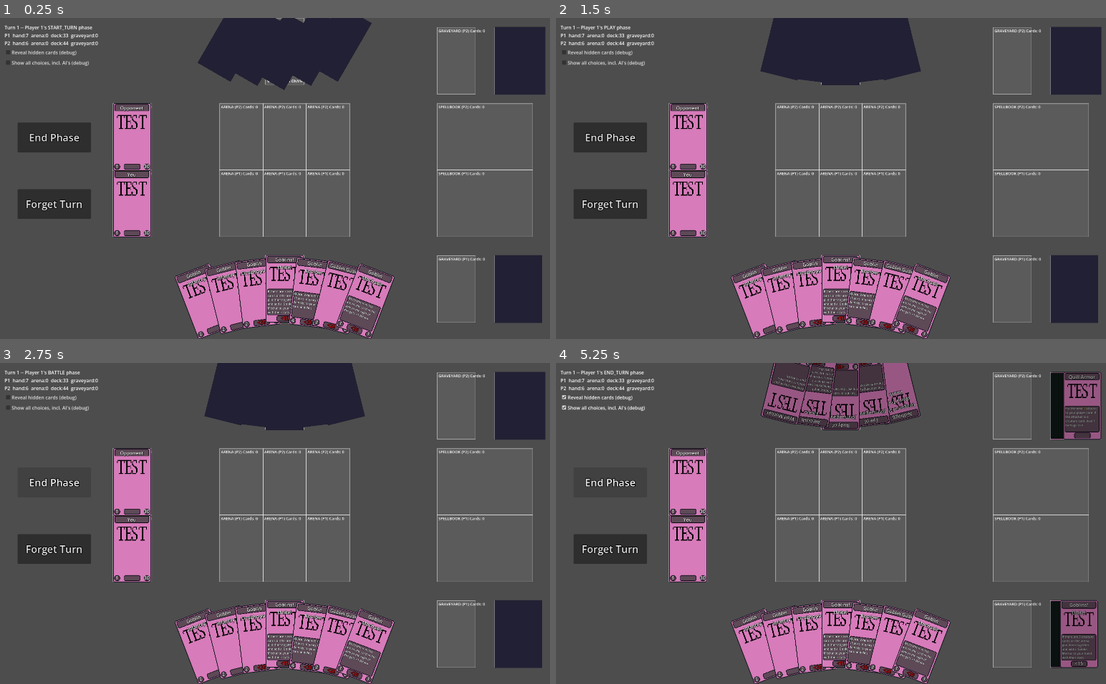
Above: before the commit, frames 1-4 (two rows, left to right).
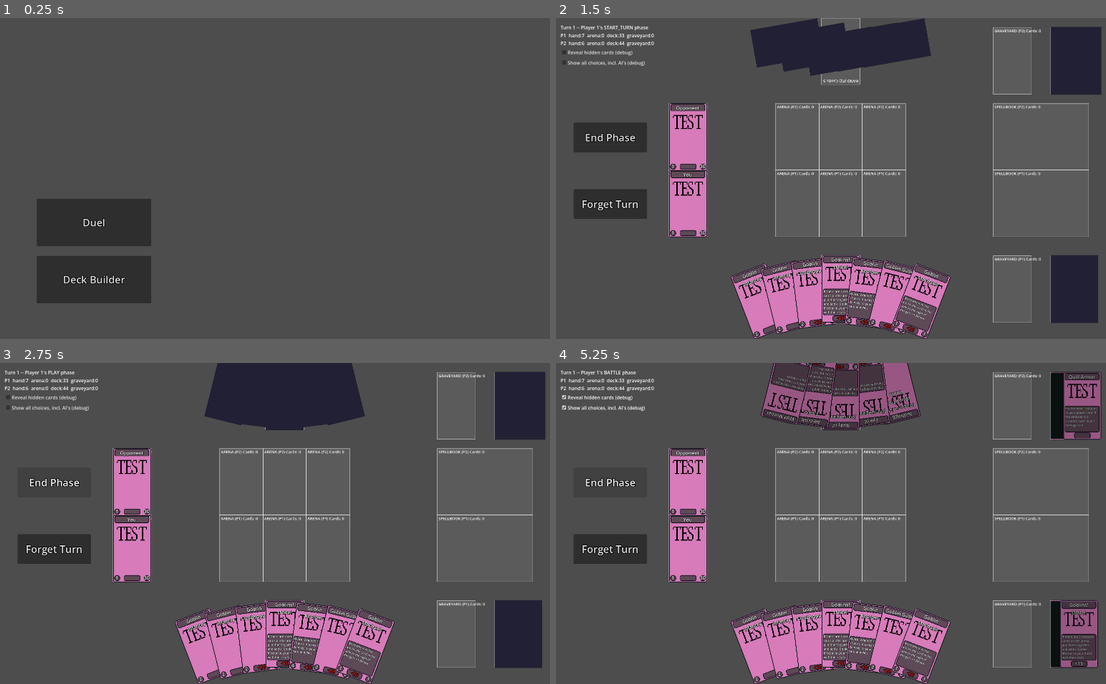
Above: after the commit, the same moments.

Repository: KT0mi/KT0mi_Card_Game_Godot
Game: Godot game, scene res://Scenes/Main.tscn
The game is run twice, just before and just after one commit, with the same random seed, the same clock (stepped at 60 frames per second) and the same inputs. Before the commit the project starts from res://Scenes/TestScene.tscn.
Inputs (mouse positions are in pixels of both pictures, inside the frame that each line leads up to):
- Up to frame 1 (0.25 s): no input
- Up to frame 2 (1.5 s): click (611, 136) at 0.5 s, where only the run before the commit has a clickable "End Phase"; click (649, 223) at 1.25 s, where only the run after the commit has a clickable "Duel"
- Up to frame 3 (2.75 s): click "End Phase" at 2 s
- Up to frame 4 (5.25 s): click "Forget Turn" at 2.75 s; click "Reveal hidden cards (debug)" at 3.5 s; click "Show all choices, incl. AI's …" at 4.25 s; click "End Phase" at 5 s

The runs differ from the first frame. In frame 1, 26% of the frame differs, in the area x 0-100%, y 0-100%; in frame 2, 2.3%; in frame 3, less than 0.1%; in frame 4, less than 0.1%.

Commit message:
Fixed main scene handling

Diff:
--- a/Scripts/SceneScripts/DeckBuilderController.gd
+++ b/Scripts/SceneScripts/DeckBuilderController.gd
@@ -18,20 +18,15 @@
 const MAIN_SCENE = "res://Scenes/Main.tscn"
 
 func _ready() -> void:
+	if StateData.editing_deck != "":
+		_editing_deck_id = StateData.editing_deck
 	_populate_available()
 	save_button.pressed.connect(_on_save_pressed)
 	back_button.pressed.connect(_on_back_pressed)
 
-	await get_tree().process_frame
-	print("AvailablePanel size: ", $AvailablePanel.size)
-	print("AvailableList size: ", available_list.size)
-	for child in available_list.get_children():
-		if child is HFlowContainer:
-			print("  Flow row size: ", child.size, "  min: ", child.get_combined_minimum_size())
-			for c in child.get_children():
-				print("    Card size: ", c.size, "  min: ", c.get_combined_minimum_size())
 
 func _on_back_pressed() -> void:
+	StateData.editing_deck = ""
 	get_tree().change_scene_to_file(MAIN_SCENE)
 
 ## --- Populating the Available panel, grouped by set -------------------
--- a/Scripts/SceneScripts/DeckSelector.gd
+++ b/Scripts/SceneScripts/DeckSelector.gd
@@ -1,9 +1,12 @@
 extends ScrollContainer
 
 @onready var delete_button_icon := preload("res://Assets/Images/Test/trash_icon.png")
+@onready var edit_button_icon := preload("res://Assets/Images/Test/edit_icon.png")
 @onready var deck_list : BoxContainer = $DeckList
 
 signal choose_deck(id : String)
+
+const DECK_BUILDER_SCENE = "res://Scenes/DeckBuilder.tscn"
 
 func _ready() -> void:
 	_populate_deck_list()
@@ -28,11 +31,20 @@
 		delete_button.icon = delete_button_icon
 		delete_button.pressed.connect(_delete_button.bind(deck.id))
 
+		var edit_button : Button = Button.new()
+		edit_button.icon = edit_button_icon
+		edit_button.pressed.connect(_edit_button.bind(deck.id))
+
 		deck_box.add_child(deck_button)
 		deck_box.add_spacer(true)
+		deck_box.add_child(edit_button)
 		deck_box.add_child(delete_button)
 
 		deck_list.add_child(deck_box)
+
+func _edit_button(id: String) -> void:
+	StateData.editing_deck = id
+	get_tree().change_scene_to_file(DECK_BUILDER_SCENE)
 
 func _delete_button(id: String) -> void:
 	DeckStorage.delete_deck(id)
--- a/Scripts/SceneScripts/MatchController.gd
+++ b/Scripts/SceneScripts/MatchController.gd
@@ -14,7 +14,7 @@
 @onready var end_phase_button : Button = $UI/EndPhaseButton
 @onready var forget_turn_button : Button = $UI/ForgetTurnButton
 
-@export var player_one_deck: DeckData
+@export var player_one_deck : DeckData
 @export var player_two_deck: DeckData
 
 const FALLBACK_DECK_IDS: Array[StringName] = [
@@ -41,12 +41,19 @@
 	end_phase_button.pressed.connect(_on_advance_pressed)
 	forget_turn_button.pressed.connect(_on_forget_pressed)
 
+	await _setup_decks()
 	await _setup_players()
 	await TurnController.start_match()
 
 	RulesEngine.player_defeated.connect(_game_end)
 
 	_refresh_ui()
+
+func _setup_decks() -> void:
+	var deck : DeckData
+	deck = DeckStorage.load_deck(StateData.chosen_deck)
+	if deck != null:
+		player_one_deck = deck
 
 func _setup_players() -> void:
 	GameState.local_player = GameState.player_one #Default value for testing
--- a/Scripts/StateData.gd
+++ b/Scripts/StateData.gd
@@ -1,4 +1,5 @@
-extends RefCounted
+extends Node
 ##Autoload
 
 var chosen_deck : String = ""
+var editing_deck : String = ""
--- a/project.godot
+++ b/project.godot
@@ -11,7 +11,7 @@
 [application]
 
 config/name="Card_Game_Base"
-run/main_scene="uid://djfukqy5i4dww"
+run/main_scene="uid://do2gnkf5o8vj3"
 config/features=PackedStringArray("4.6", "Mobile")
 config/icon="res://icon.svg"
 
Binary file added: Assets/Images/Test/edit_icon.png
Not shown, added: Assets/Images/Test/edit_icon.png.import
